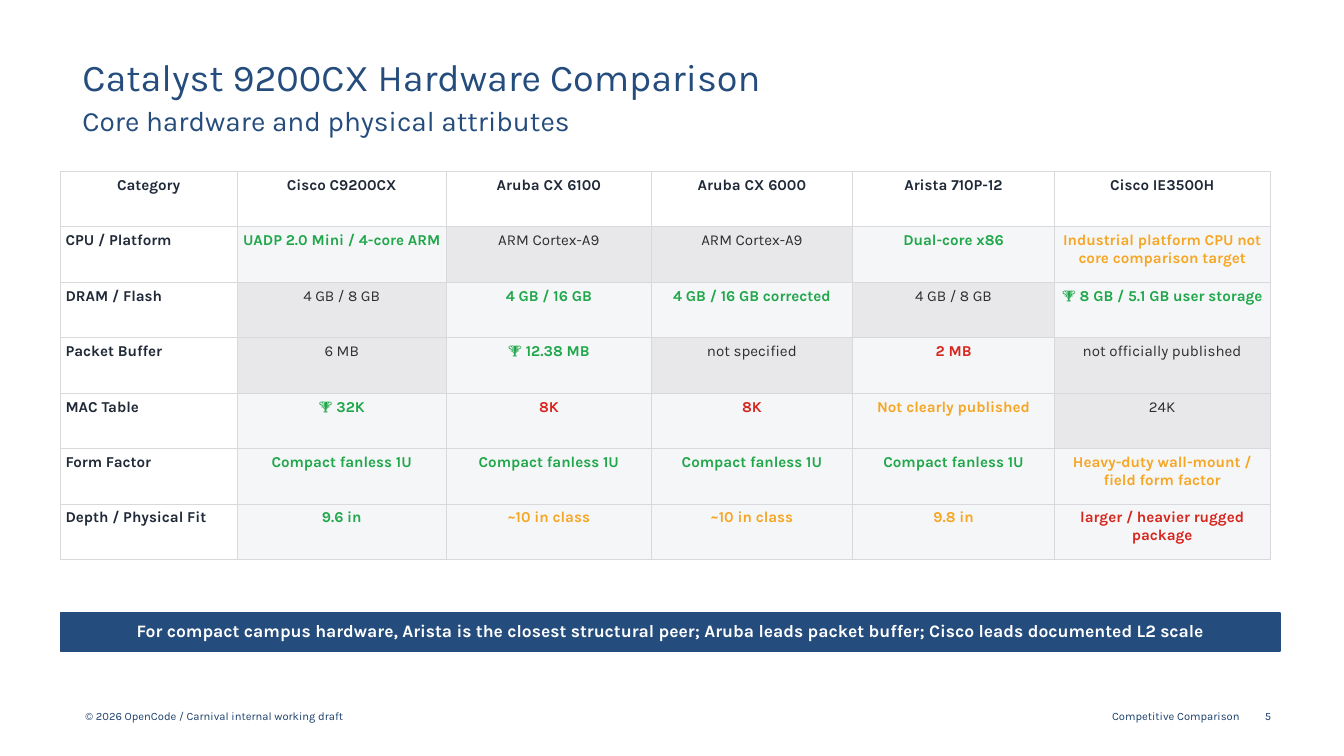
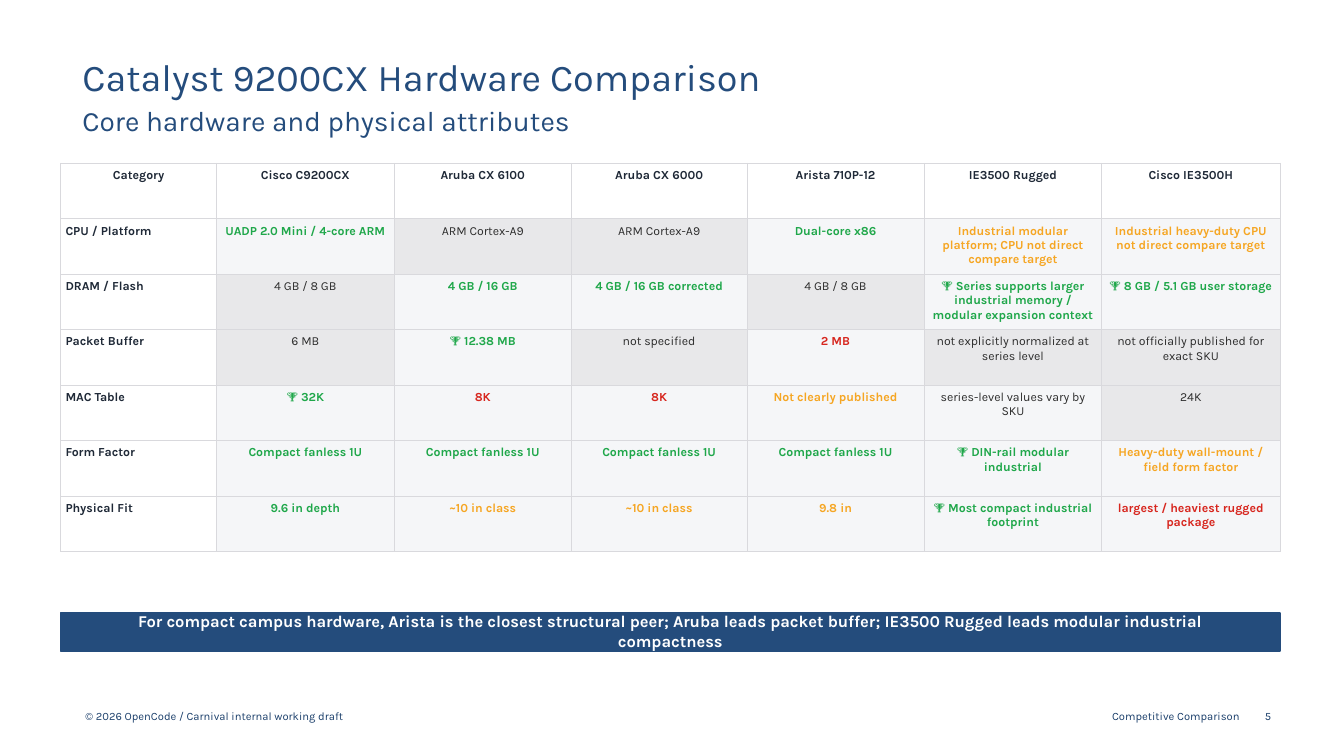
Before and after one commit to 91ped24-sketch/Comparaciones, a slide deck: slide 5 of expanded_master_c9200cx_competitive_comparison.pptx. Drawn at 1344x756 pixels with LibreOffice and Linux fonts; fonts in the diff are those of the drawing. Boxes give left, top, right and bottom in pixels: in the first picture for what was removed or moved away, otherwise in the second. Text is boxed around its words. In the diff, an @@ line names an element or a change of style, - is before the commit and + after.

Commit message:
Add IE3500 Rugged

```diff
--- a/expanded_master_c9200cx_competitive_comparison.pptx
+++ b/expanded_master_c9200cx_competitive_comparison.pptx
@@ table at <box>60,163,1280,533</box> @@
-column 1, row 7: Depth / Physical Fit
+column 1, row 7: Physical Fit
-column 2, row 7: 9.6 in
+column 2, row 7: 9.6 in depth
-column 6: Cisco IE3500H | Industrial platform CPU not core comparison target | 🏆 8 GB / 5.1 GB user storage | not officially published | 24K | Heavy-duty wall-mount / field form factor | larger / heavier rugged package
+column 6: IE3500 Rugged | Industrial modular platform; CPU not direct compare target | 🏆 Series supports larger industrial memory / modular expansion context | not explicitly normalized at series level | series-level values vary by SKU | 🏆 DIN-rail modular industrial | 🏆 Most compact industrial footprint
+column 7: Cisco IE3500H | Industrial heavy-duty CPU not direct compare target | 🏆 8 GB / 5.1 GB user storage | not officially published for exact SKU | 24K | Heavy-duty wall-mount / field form factor | largest / heaviest rugged package
@@ table: place and size @@
-table at <box>60,171,1270,548</box>
+table at <box>60,163,1280,533</box>
@@ text at <box>138,615,1202,651</box>: text changed; size 12.5 to 11.8 pt @@
-For compact campus hardware, Arista is the closest structural peer; Aruba leads packet buffer; Cisco leads documented L2 scale
+For compact campus hardware, Arista is the closest structural peer; Aruba leads packet buffer; IE3500 Rugged leads modular industrial compactness
```
Also in this commit, not shown: 13 other slides changed, 1 other file.
